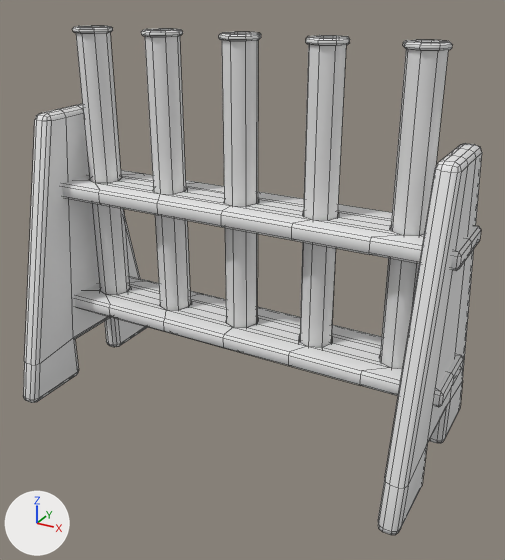
Two versions of the FBX model Assets/Meshes/SM_LabTubes.fbx, one commit apart.
Before and after are seen from a camera (50 mm lens) standing at (6.582, -1.314, 1.378) and looking at (6.383, -0.951, 1.197). Every picture has the same lights, and +X, +Y and +Z are marked at lower left. Mesh edges are drawn as thin lines. Where no turn or scale is listed for an object, it has been applied to the vertices.

Names of what the first picture shows: 'SM_LabTubes'.
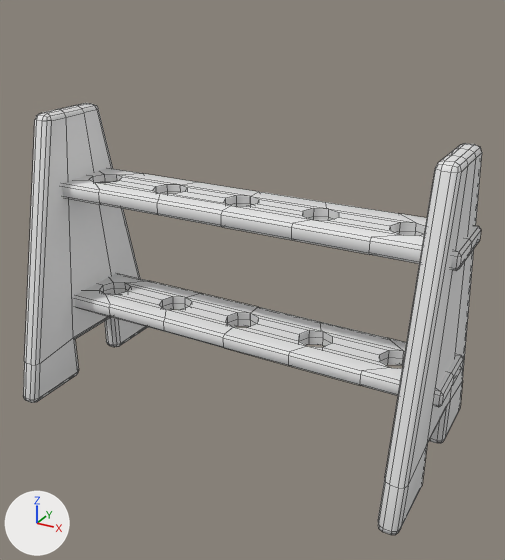
Commit message: Lab v3

Boxes (x1, y1, x2, y2) around the edits, measured in the pictures (505 x 560 px; the box of a moved part takes in the faces that stretch with it):
'SM_LabTubes', reshaped (15% shorter): before (23, 26, 482, 535); after (23, 103, 482, 535)
part 1 of me_cylinder_004, deleted: before (73, 26, 130, 295)
part 2 of me_cylinder_004, deleted: before (380, 40, 453, 368)
part 3 of me_cylinder_004, deleted: before (141, 28, 191, 310)
part 4 of me_cylinder_004, deleted: before (219, 32, 261, 328)
part 5 of me_cylinder_004, deleted: before (300, 35, 350, 347)
part 6 of me_cylinder_004, moved or reshaped: before (121, 173, 258, 310); after (120, 173, 258, 327)

The change, as a list of edits to the scene's bpy script:
```text
Change me_cylinder_004:
    used by ob_sm_labtubes; location = (6.3691, -0.9471, 1.094)
    remove me_cylinder_004.from_pydata(...)  # 1161 vertices, 1177 faces; spans x -0.145..0.145, y -0.071..0.071, z 0.0..0.252
    add me_cylinder_004.from_pydata(...)  # 644 vertices, 656 faces; spans x -0.145..0.145, y -0.071..0.071, z 0.0..0.199
    me_cylinder_004 part 1: the loose piece of 105 vertices spanning x -0.123..-0.097, y -0.007..0.018, z 0.043..0.252 is deleted
    me_cylinder_004 part 2: the loose piece of 105 vertices spanning x 0.097..0.123, y -0.007..0.018, z 0.043..0.252 is deleted
    me_cylinder_004 part 3: the loose piece of 105 vertices spanning x -0.068..-0.042, y -0.007..0.018, z 0.043..0.252 is deleted
    me_cylinder_004 part 4: the loose piece of 105 vertices spanning x -0.013..0.013, y -0.007..0.018, z 0.043..0.252 is deleted
    me_cylinder_004 part 5: the loose piece of 105 vertices spanning x 0.042..0.068, y -0.007..0.018, z 0.043..0.252 is deleted
    me_cylinder_004 part 6
    20 faces are deleted
    8 vertices are added at x -0.054..-0.053, y 0.017, z 0.056..0.151
    24 new faces join them
```
